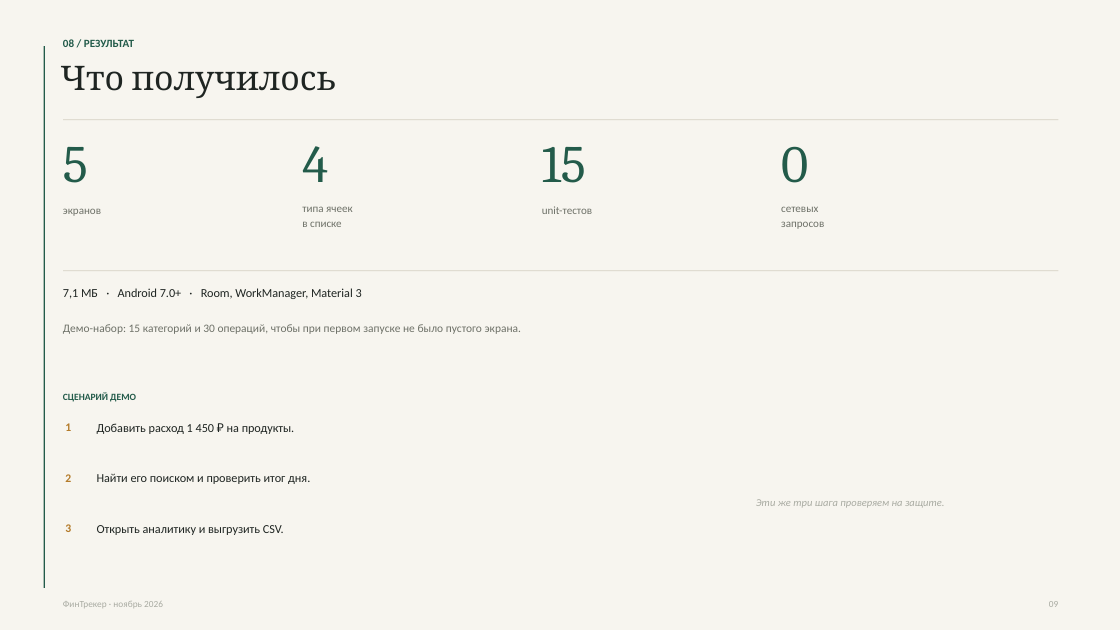
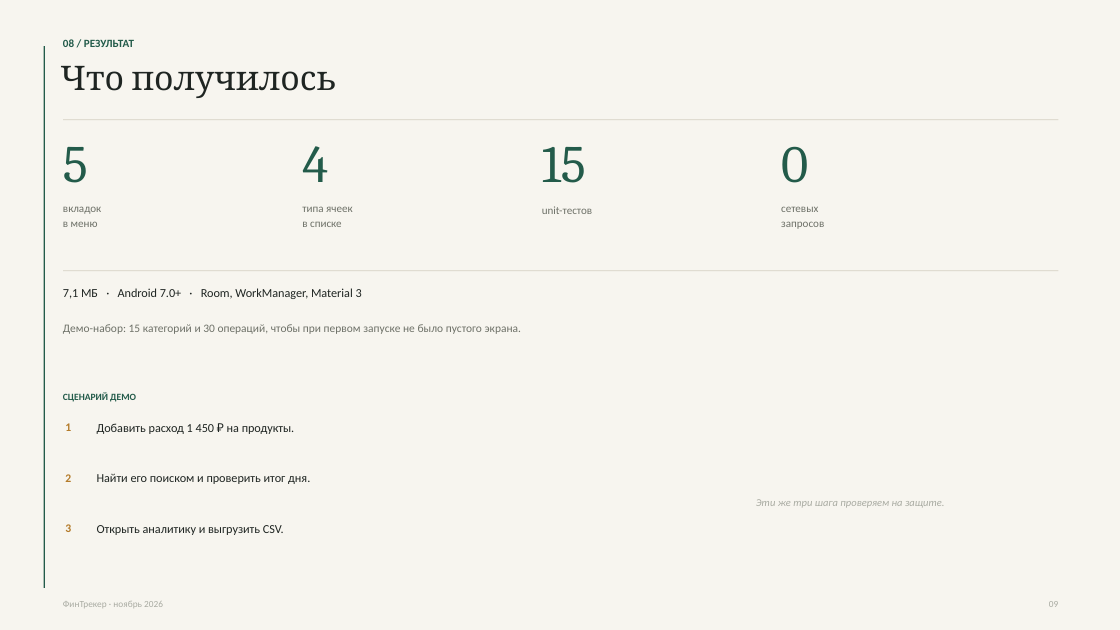
Before and after one commit to Croker0/fintracker, a slide deck: slide 9 of presentation/FinTracker.pptx. Drawn at 1120x630 pixels with LibreOffice and Linux fonts; fonts in the diff are those of the drawing. Boxes give left, top, right and bottom in pixels: in the first picture for what was removed or moved away, otherwise in the second. Text is boxed around its words. In the diff, an @@ line names an element or a change of style, - is before the commit and + after.

Commit message:
docs: fix deck wording and slide numbering

```diff
--- a/presentation/FinTracker.pptx
+++ b/presentation/FinTracker.pptx
@@ text at (63,206,101,227): text changed @@
-экранов
+вкладок
+в меню
```
Also in this commit, not shown: 1 other slide changed.
